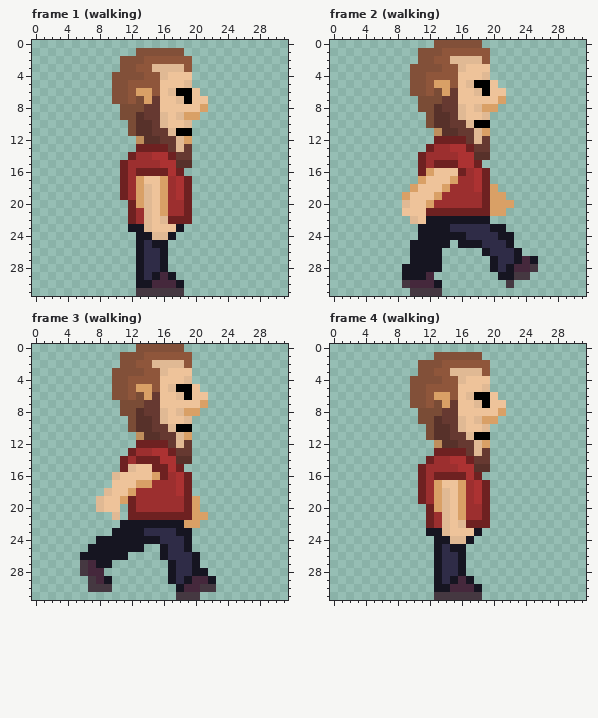
File history of a pixel-art file, Plosinofka/Content/guy-right.ase. Above, as it was before the edit.
32x32 pixels, 6 frames. Colours within 5 levels of each other are drawn and written as one. Shown: frame 1 (walking), frame 2 (walking), frame 3 (walking), frame 4 (walking). The commit also changed other frames, which this record leaves out.
The result:
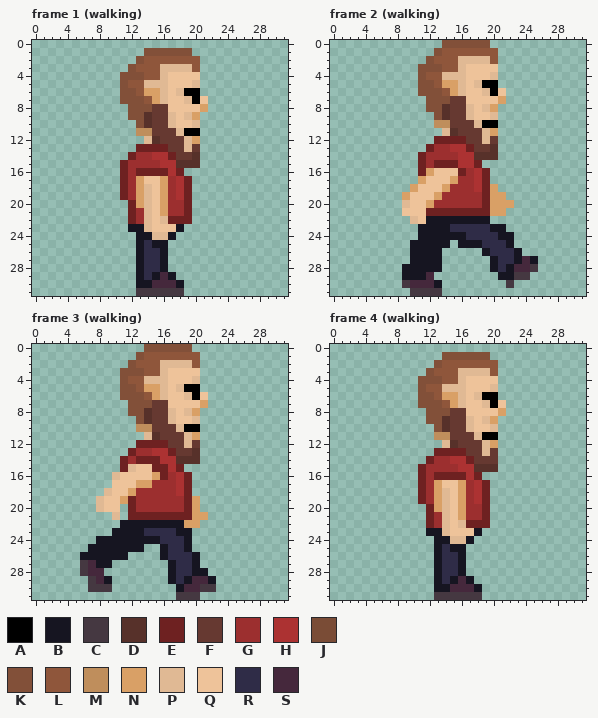
Palette (. is transparent): A #000000  B #161521  C #453841  D #57312a  E #6e2121  F #663931  G #9c2f2f  H #ac3232  J #7a4c36  K #825039  L #8f563b  M #bf8e5c  N #d9a066  P #e0b994  Q #eec39a  R #2f2c47  S #45283c
Message: + walking left animation + minor movement changes
The exact change:
Changed rows in their new state; - is an unchanged pixel.
Frame 1 (walking), layer "Layer 1":
first column x 10:
 1 ---.-----K-
 2 -..-------L
 3 -.---L---PL
 4 .---------Q
 5 .---PPP--QP
 6 .-KL-NPQP-A
 7 .-KKLNP-QPA
 8 -.KKK-F----
 9 -.KKD-FPQP-
10 --.K--FP-QP
11 --.MM--FP-A
12 ---.P---FPN
13 --------FPF
14 ----------D
15 ----------D
Frame 2 (walking), layer "Layer 1":
first column x 10:
 0 ---.-----K-
 1 -..-------L
 2 -.---L---PL
 3 .---------Q
 4 .---PPP--QP
 5 .-KL-NPQP-A
 6 .-KKLNP-QPA
 7 -.KKK-F----
 8 -.KKD-FPQP-
 9 --.K--FP-QP
10 --.MM--FP-A
11 ---.P---FPN
12 --------FPF
13 ----------D
14 ----------D
Frame 3 (walking), layer "Layer 1": the same change as frame 2 (walking)
Frame 4 (walking), layer "Layer 1":
first column x 10:
 1 ---.-----K-
 2 -..-------L
 3 -.---L---PL
 4 .---------Q
 5 .---PPP--QP
 6 .-KL-NPQP-A
 7 .-KKLNP-QPA
 8 -.KKK-F----
 9 -.KKD-FPQP-
10 --.K--FP-QP
11 --.MM--FP-A
12 ---.P---FPN
13 --------FPF
14 ----------F
15 ----------D
Changed places in both pictures, as pixel boxes (x1, y1, x2, y2):
changed: (112, 48, 200, 168)
changed: (410, 40, 498, 160)
changed: (112, 344, 200, 464)
changed: (410, 352, 498, 472)
